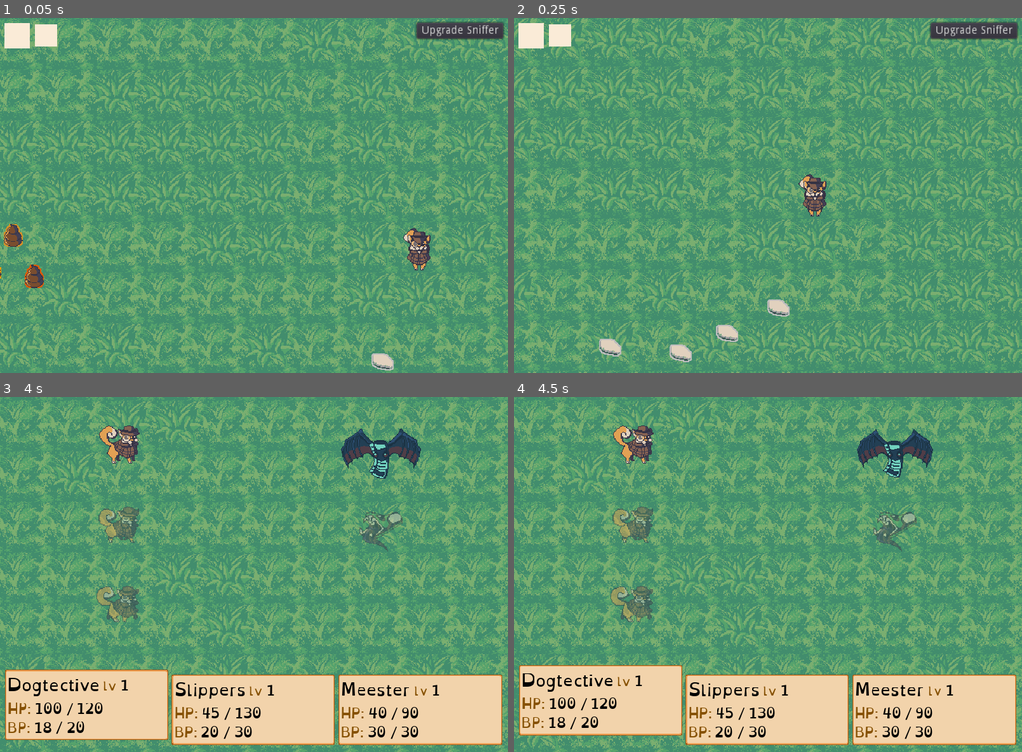
Above: before the commit, frames 1-4 (two rows, left to right).
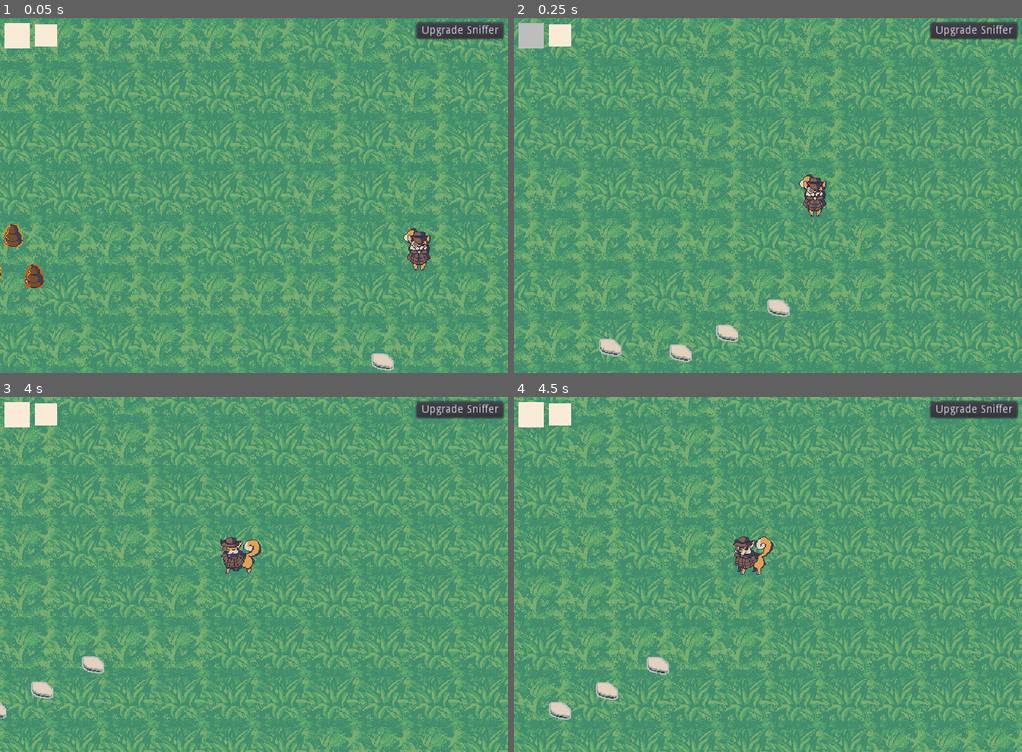
Above: after the commit, the same moments.

Repository: WolfgangSenff/GWJ2YrAnniversary
Game: Godot game, scene res://Maps/OutsideLevel.tscn
Two runs of this game, one before a commit and one after it. Both use one fixed random seed, a clock stepped at 60 frames per second and the inputs below. Sound files missing from this copy of the repository are replaced by a short silence.
Inputs (mouse positions are in pixels of both pictures, inside the frame that each line leads up to):
- Up to frame 1 (0.05 s): no input
- Up to frame 2 (0.25 s): no input
- Up to frame 3 (4 s): tap Enter (ui_accept) at 0.5, 0.77, 1.52, 3.02, 3.77 s; move the mouse to (365, 556) at 0.52 s; hold Right (ui_right) 0.53-1.28 s; move the mouse to (152, 592) at 1.27 s; hold Down (ui_down) 1.28-2.03 s; move the mouse to (304, 496) at 2.02 s; hold Right (ui_right) 2.03-2.78 s; move the mouse to (228, 645) at 2.77 s; hold Up (ui_up) 2.78-3.53 s; move the mouse to (406, 627) at 3.52 s; hold Left (ui_left) from 3.53 s (still down)
- Up to frame 4 (4.5 s): keep holding Left (ui_left); click (920, 627) at 4.15 s; move the mouse to (615, 521) at 4.27 s

Frame 1 is identical in both runs. In frame 2, 0.4% of the frame differs, in the area x 0-6%, y 1-9%; in frame 3, 52%; in frame 4, 53%, in the area x 0-100%, y 0-100%.

Commit message:
Dialog work (#12)
* Basics

* Dialog main work

* Final touches

Diff:
--- a/Characters/BaseCharacter.gd
+++ b/Characters/BaseCharacter.gd
@@ -67,8 +67,7 @@
     modulate.a = 1.0
     modulate.r = 1.0
     if animation_player.is_playing():
-        animation_player.stop()
-        animation_player.seek(0, true)
+        animation_player.stop(true)
 
 func _character_died() -> void:
     alive = false
@@ -82,8 +81,7 @@
         animation_player.play("Targeted")
     else:
         if animation_player.is_playing():
-            animation_player.seek(0, true)
-            animation_player.stop()
+            animation_player.stop(true)
 
 func _set_hp(_hp):
     if in_battle:
--- a/Characters/Dogtective.gd
+++ b/Characters/Dogtective.gd
@@ -4,6 +4,7 @@
 
 const ThoughtBubble = preload("res://UI/ThoughtBubble.tscn")
 
+signal thought_done
 signal sniffer_updated(sniffables)
 onready var sniff_timer = $SniffTimer
 
@@ -55,8 +56,10 @@
 
 func show_thought_bubble(text : String) -> void:
     var thought_bubble = ThoughtBubble.instance()
+    add_child(thought_bubble)
     thought_bubble.load_text(text)
-    add_child(thought_bubble)
+    yield(thought_bubble, "text_done")
+    emit_signal("thought_done")
 
 func set_all_sniffables(value):
     _sniffables = value
--- a/Characters/Dogtective.tscn
+++ b/Characters/Dogtective.tscn
@@ -246,5 +246,6 @@
 parameters/WalkBlendSpace/blend_position = Vector2( 0, 0 )
 
 [node name="SniffTimer" type="Timer" parent="."]
+wait_time = 0.1
 autostart = true
 [connection signal="timeout" from="SniffTimer" to="." method="_on_SniffTimer_timeout"]
--- a/Maps/LevelBase.gd
+++ b/Maps/LevelBase.gd
@@ -5,6 +5,8 @@
 export (String) var music_track
 
 #var random_sniffer_history = [SnifferPower.SnifferLevelRecord.Fight, SnifferPower.SnifferLevelRecord.Investigation, SnifferPower.SnifferLevelRecord.Memory]
+
+onready var PoopDialog = load("res://resources/Dialogs/DogPoop.tres")
 
 func _ready():
     SoundManager.play_music(music_track, true, true, false, 1)
--- a/Maps/LevelBase.tscn
+++ b/Maps/LevelBase.tscn
@@ -1,6 +1,5 @@
-[gd_scene load_steps=9 format=2]
+[gd_scene load_steps=8 format=2]
 
-[ext_resource path="res://assets/sprites/ui/main_frame_ninepatch.png" type="Texture" id=1]
 [ext_resource path="res://Maps/LevelBase.gd" type="Script" id=2]
 [ext_resource path="res://UI/SniffHint.tscn" type="PackedScene" id=3]
 [ext_resource path="res://UI/SniffHintContainer.gd" type="Script" id=4]
@@ -81,11 +80,14 @@
 visible = false
 anchor_right = 1.0
 anchor_bottom = 1.0
-texture = ExtResource( 1 )
+draw_center = false
 patch_margin_left = 6
 patch_margin_top = 6
 patch_margin_right = 6
 patch_margin_bottom = 6
+__meta__ = {
+"_edit_use_anchors_": false
+}
 
 [node name="MarginContainer" type="MarginContainer" parent="GUI/Root"]
 anchor_right = 1.0
--- a/Maps/OutsideLevel.tscn
+++ b/Maps/OutsideLevel.tscn
@@ -6,28 +6,22 @@
 [ext_resource path="res://Actions/BattleSearcher.tscn" type="PackedScene" id=4]
 [ext_resource path="res://Characters/Monsters/Groups/NewsNewsNews.tres" type="Resource" id=5]
 [ext_resource path="res://Characters/Monsters/Groups/NewspaperSlipper.tres" type="Resource" id=6]
-[ext_resource path="res://Actions/ThoughtBubble.tscn" type="PackedScene" id=7]
+[ext_resource path="res://Objects/DialogTrigger.tscn" type="PackedScene" id=7]
+[ext_resource path="res://resources/Dialogs/DogPoop.tres" type="Resource" id=8]
 
-[sub_resource type="CircleShape2D" id=2]
-
-[sub_resource type="RectangleShape2D" id=1]
+[sub_resource type="RectangleShape2D" id=2]
 extents = Vector2( 966, 950 )
 
 [node name="OutsideLevel" instance=ExtResource( 1 )]
-music_track = "nostalgia theme"
+music_track = "nostalgia theme (upbeat)"
 
 [node name="TileMap" parent="." index="0"]
 tile_data = PoolIntArray( -917519, 0, 0, -917518, 0, 0, -917517, 0, 0, -917516, 0, 0, -917515, 0, 0, -917514, 0, 0, -91 …(12758 unchanged characters)…
 
 [node name="Poop" parent="YSort/Objects" index="0" instance=ExtResource( 2 )]
 position = Vector2( -226.288, 85.5262 )
+collision_mask = 2
 SniffColor = Color( 0.827451, 0.564706, 0.156863, 1 )
-
-[node name="ThoughtBubble" parent="YSort/Objects/Poop" index="2" instance=ExtResource( 7 )]
-text = "Now that's a poop."
-
-[node name="CollisionShape2D" type="CollisionShape2D" parent="YSort/Objects/Poop/ThoughtBubble" index="0"]
-shape = SubResource( 2 )
 
 [node name="Poop2" parent="YSort/Objects" index="1" instance=ExtResource( 2 )]
 position = Vector2( -199.561, 137.198 )
@@ -56,6 +50,10 @@
 position = Vector2( 27.6953, 292.616 )
 SniffLevel = 2
 
+[node name="DialogTrigger" parent="YSort/Objects" index="8" instance=ExtResource( 7 )]
+position = Vector2( -226.176, 82.501 )
+DialogRes = ExtResource( 8 )
+
 [node name="BattleSearcher" parent="Actions" index="0" instance=ExtResource( 4 )]
 max_steps = 200
 min_steps = 100
@@ -64,4 +62,5 @@
 [node name="CollisionShape2D" type="CollisionShape2D" parent="Actions/BattleSearcher" index="0"]
 visible = false
 position = Vector2( -2, 0 )
-shape = SubResource( 1 )
+shape = SubResource( 2 )
+disabled = true
--- /dev/null
+++ b/Objects/DialogTrigger.gd
@@ -0,0 +1,17 @@
+extends Area2D
+
+signal thought_done
+export (Resource) var DialogRes
+const ThoughtBubble = preload("res://UI/ThoughtBubble.tscn")
+
+func _on_DialogTrigger_body_entered(body):
+    get_tree().paused = true
+    yield(DialogRes.init_dialog(body, self), "completed")
+    get_tree().paused = false
+
+func show_thought_bubble(text : String) -> void:
+    var thought_bubble = ThoughtBubble.instance()
+    add_child(thought_bubble)
+    thought_bubble.load_text(text)
+    yield(thought_bubble, "text_done")
+    emit_signal("thought_done")
--- /dev/null
+++ b/Objects/DialogTrigger.tscn
@@ -0,0 +1,13 @@
+[gd_scene load_steps=3 format=2]
+
+[ext_resource path="res://Objects/DialogTrigger.gd" type="Script" id=1]
+
+[sub_resource type="CircleShape2D" id=1]
+radius = 20.0
+
+[node name="DialogTrigger" type="Area2D"]
+script = ExtResource( 1 )
+
+[node name="CollisionShape2D" type="CollisionShape2D" parent="."]
+shape = SubResource( 1 )
+[connection signal="body_entered" from="." to="." method="_on_DialogTrigger_body_entered"]
--- a/Objects/Poop.tscn
+++ b/Objects/Poop.tscn
@@ -5,6 +5,7 @@
 [ext_resource path="res://Shaders/SniffableShader.tres" type="Material" id=3]
 
 [sub_resource type="CapsuleShape2D" id=1]
+radius = 13.1862
 height = 13.6721
 
 [node name="Poop" type="Area2D" groups=[
--- a/Singletons/SoundManager.gd
+++ b/Singletons/SoundManager.gd
@@ -14,7 +14,7 @@
 
 var queued_music : AudioStreamPlayer
 var current_music : AudioStreamPlayer
-var fade_out_tween := Tween.new()
+onready var fade_out_tween := Tween.new()
 
 func _ready() -> void:
     var _e = fade_out_tween.connect("tween_completed", self, "tween_completed")
--- a/Singletons/SoundManager.tscn
+++ b/Singletons/SoundManager.tscn
@@ -10,6 +10,7 @@
 [ext_resource path="res://assets/sounds/music/Battle.ogg" type="AudioStream" id=8]
 
 [node name="Sound Manager" type="Node"]
+pause_mode = 2
 script = ExtResource( 1 )
 
 [node name="Music" type="Node" parent="."]
--- a/UI/ThoughtBubble.gd
+++ b/UI/ThoughtBubble.gd
@@ -1,11 +1,39 @@
 extends Node2D
 
+signal text_done
+
+onready var label = $Label
+onready var char_tween = $Tween
+var skip_pressed = false
 
 func _ready():
-    position.x -= $Label.get_combined_minimum_size().x / 2
-    yield(get_tree().create_timer(1), "timeout")
-    queue_free()
-
+    position.x -= label.get_combined_minimum_size().x / 2
+    position.y -= label.get_combined_minimum_size().y
+    char_tween.connect("tween_step", self, "_on_tween_step")
 
 func load_text(text : String) -> void:
-    $Label.text = text
+    label.visible_characters = 0
+    label.text = text
+    char_tween.interpolate_property(label, "visible_characters", 0, text.length(), 1.0)
+    char_tween.start()
+
+func _process(delta):
+    if Input.is_action_just_pressed("skip_text") and !skip_pressed:
+        skip_pressed = true
+    elif skip_pressed:
+        emit_signal("text_done")
+        set_process(false)
+        queue_free()
+
+func _on_tween_step(_object, _key, _elapsed, _value):
+    if skip_pressed:
+        skip_pressed = false
+        complete_text()
+    else:
+        label.visible_characters += 1
+        if label.visible_characters == label.text.length():
+            complete_text() # little hacky, it's okay
+
+func complete_text():
+    char_tween.stop_all()
+    label.visible_characters = label.text.length()
--- a/UI/ThoughtBubble.tscn
+++ b/UI/ThoughtBubble.tscn
@@ -5,21 +5,29 @@
 [ext_resource path="res://UI/FontSmall.tres" type="Theme" id=3]
 
 [sub_resource type="StyleBoxFlat" id=1]
-content_margin_left = 2.0
-content_margin_right = 2.0
-content_margin_top = 2.0
-content_margin_bottom = 2.0
+content_margin_left = 8.0
+content_margin_right = 8.0
+content_margin_top = 8.0
+content_margin_bottom = 8.0
 bg_color = Color( 0.968627, 0.866667, 0.858824, 1 )
-border_width_left = 1
-border_width_top = 1
-border_width_right = 1
-border_width_bottom = 1
+border_width_left = 2
+border_width_top = 2
+border_width_right = 2
+border_width_bottom = 2
 border_color = Color( 0.890196, 0.270588, 0.270588, 1 )
+border_blend = true
 corner_radius_top_left = 5
 corner_radius_top_right = 5
 corner_radius_bottom_right = 5
 corner_radius_bottom_left = 5
 corner_detail = 20
+expand_margin_left = 2.0
+expand_margin_right = 8.0
+expand_margin_top = 2.0
+expand_margin_bottom = 8.0
+shadow_color = Color( 0, 0, 0, 0.85098 )
+shadow_size = 2
+shadow_offset = Vector2( 1, 1 )
 anti_aliasing = false
 
 [sub_resource type="DynamicFont" id=2]
@@ -27,6 +35,7 @@
 font_data = ExtResource( 2 )
 
 [node name="ThoughtBubble" type="Node2D"]
+pause_mode = 2
 position = Vector2( 0, -45 )
 z_index = 1
 script = ExtResource( 1 )
@@ -34,14 +43,20 @@
 [node name="Label" type="Label" parent="."]
 margin_left = 1.0
 margin_top = -39.0
-margin_right = 88.0
-margin_bottom = -8.0
+margin_right = 181.0
+margin_bottom = 4.0
+rect_min_size = Vector2( 180, 22 )
 theme = ExtResource( 3 )
 custom_styles/normal = SubResource( 1 )
 custom_fonts/font = SubResource( 2 )
 custom_colors/font_color = Color( 0.0431373, 0.101961, 0.839216, 1 )
 custom_colors/font_outline_modulate = Color( 0, 0, 0, 1 )
+custom_constants/shadow_as_outline = 0
 text = "Label Text"
+autowrap = true
+percent_visible = 0.0
 __meta__ = {
 "_edit_use_anchors_": false
 }
+
+[node name="Tween" type="Tween" parent="."]
--- a/project.godot
+++ b/project.godot
@@ -29,6 +29,11 @@
 "language": "GDScript",
 "path": "res://Characters/Players/BasePlayer.gd"
 }, {
+"base": "Resource",
+"class": "DialogResource",
+"language": "GDScript",
+"path": "res://resources/DialogResource.gd"
+}, {
 "base": "KinematicBody2D",
 "class": "Dogtective",
 "language": "GDScript",
@@ -48,16 +53,23 @@
 "class": "PhysicalAttack",
 "language": "GDScript",
 "path": "res://Battle/Attacks/PhysicalAttack.gd"
+}, {
+"base": "Resource",
+"class": "TextResource",
+"language": "GDScript",
+"path": "res://resources/TextResource.gd"
 } ]
 _global_script_class_icons={
 "BaseCharacter": "",
 "BaseMagicAttack": "",
 "BaseMonster": "",
 "BasePlayer": "",
+"DialogResource": "",
 "Dogtective": "",
 "MagicAttack": "",
 "MonsterGroup": "",
-"PhysicalAttack": ""
+"PhysicalAttack": "",
+"TextResource": ""
 }
 
 [application]
@@ -105,6 +117,15 @@
 "svg/scale": 1.0
 }
 
+[input]
+
+skip_text={
+"deadzone": 0.5,
+"events": [ Object(InputEventMouseButton,"resource_local_to_scene":false,"resource_name":"","device":-1,"alt":false,"shift":false,"control":false,"meta":false,"command":false,"button_mask":0,"position":Vector2( 0, 0 ),"global_position":Vector2( 0, 0 ),"factor":1.0,"button_index":1,"pressed":false,"doubleclick":false,"script":null)
+, Object(InputEventKey,"resource_local_to_scene":false,"resource_name":"","device":0,"alt":false,"shift":false,"control":false,"meta":false,"command":false,"pressed":false,"scancode":32,"unicode":0,"echo":false,"script":null)
+ ]
+}
+
 [layer_names]
 
 2d_physics/layer_1="World"
--- /dev/null
+++ b/resources/DialogResource.gd
@@ -0,0 +1,18 @@
+extends Resource
+class_name DialogResource
+
+export (Array, String) var AllLines
+export (bool) var DogSpeaksFirst
+
+func init_dialog(dog, obj):
+    if dog and obj and AllLines and AllLines.size() > 0:
+        var first_speaker = dog if DogSpeaksFirst else obj
+        var second_speaker = dog if not DogSpeaksFirst else obj
+        var first_speaking = true
+        for line in AllLines:
+            var current_speaker = first_speaker if first_speaking else second_speaker
+            current_speaker.show_thought_bubble(line)
+            yield(current_speaker, "thought_done")
+            first_speaking = not first_speaking
+
+    yield((Engine.get_main_loop() as SceneTree).create_timer(0.2), "timeout")
--- /dev/null
+++ b/resources/Dialogs/DogPoop.tres
@@ -0,0 +1,8 @@
+[gd_resource type="Resource" load_steps=2 format=2]
+
+[ext_resource path="res://resources/DialogResource.gd" type="Script" id=1]
+
+[resource]
+script = ExtResource( 1 )
+AllLines = [ "Eww, you're not my poo!", "Oh? Are you 100%, absolutely certain of that?", "Yes. It's the smell, you see. Well, not see, but the smell, you smell.", "Oh." ]
+DogSpeaksFirst = true
--- /dev/null
+++ b/resources/TextResource.gd
@@ -0,0 +1,4 @@
+extends Resource
+class_name TextResource
+
+export (String) var Text
